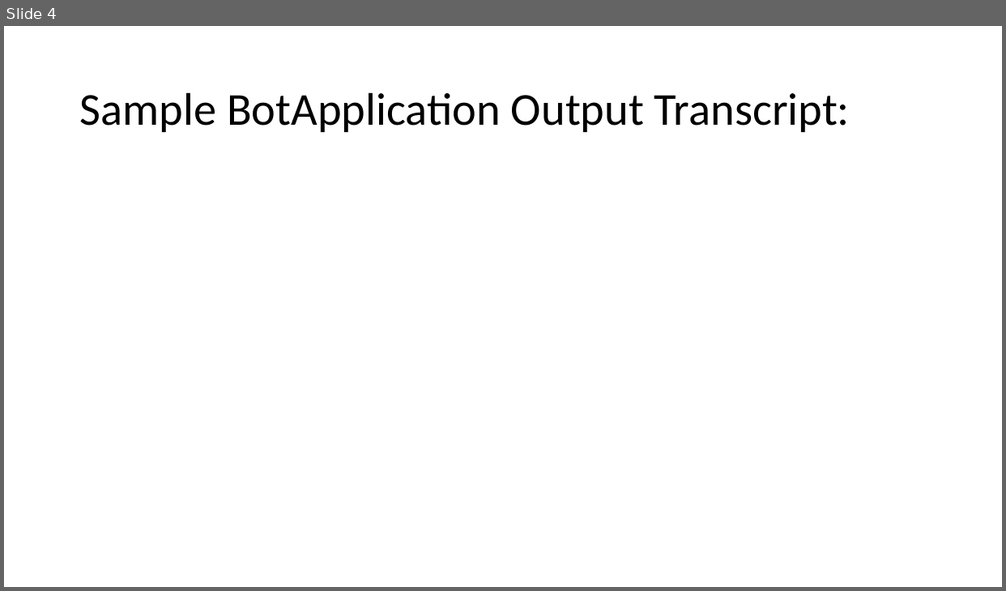
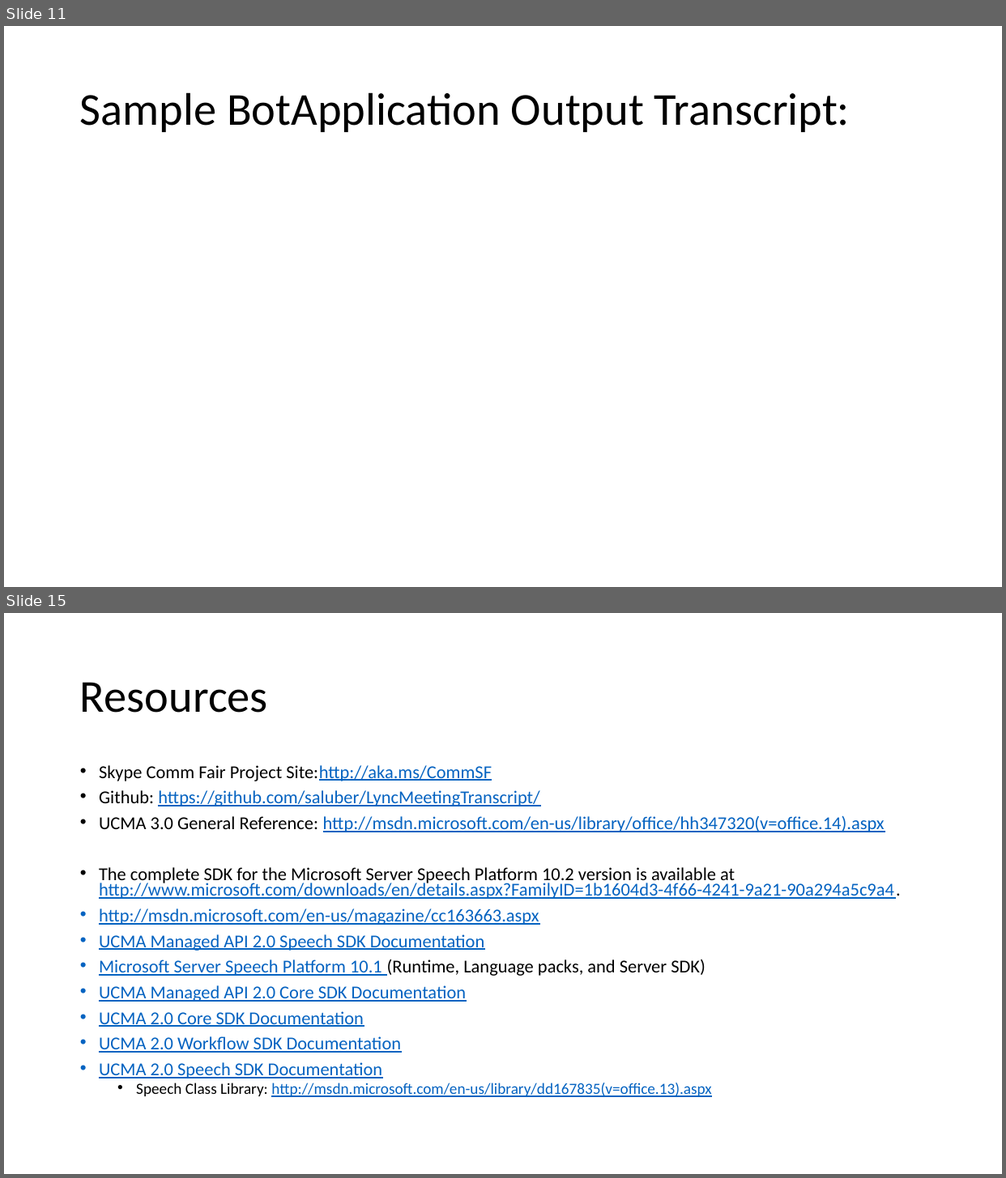
Before and after one commit to saluber/LyncMeetingTranscript, a slide deck: LyncMeetingTranscript.pptx. Shown one above the other, each under a label of ours: slide 4 before the commit, slides 11 and 15 after it; the slides between them are not shown. The pictures are 1006x591 and 1006x1178 pixels, drawn with LibreOffice and Linux fonts; fonts in the diff are those of the drawing. Boxes give left, top, right and bottom in pixels: in the first picture for what was removed or moved away, otherwise in the second. Text is boxed around its words. In the diff, an @@ line names an element or a change of style, - is before the commit and + after.

Commit message:
Updated documentation and READMEs

```diff
--- a/LyncMeetingTranscript.pptx
+++ b/LyncMeetingTranscript.pptx
@@ slide 15 added at box(4, 613, 1002, 1174), background #FFFFFF @@
@@ title added at box(80, 682, 268, 713), 44 pt, text #000000 @@
+Resources
@@ text added at box(99, 765, 901, 1097), 17.5 pt, text #0563C1, underline @@
+• Skype Comm Fair Project Site:http://aka.ms/CommSF
+• Github: https://github.com/saluber/LyncMeetingTranscript/
+• UCMA 3.0 General Reference: http://msdn.microsoft.com/en-us/library/office/hh347320(v=office.14).aspx
+• The complete SDK for the Microsoft Server Speech Platform 10.2 version is available at http://www.microsoft.com/downloads/en/details.aspx?FamilyID=1b1604d3-4f66-4241-9a21-90a294a5c9a4.
+• http://msdn.microsoft.com/en-us/magazine/cc163663.aspx
+• UCMA Managed API 2.0 Speech SDK Documentation
+• Microsoft Server Speech Platform 10.1 (Runtime, Language packs, and Server SDK)
+• UCMA Managed API 2.0 Core SDK Documentation
+• UCMA 2.0 Core SDK Documentation
+• UCMA 2.0 Workflow SDK Documentation
+• UCMA 2.0 Speech SDK Documentation
+  • Speech Class Library: http://msdn.microsoft.com/en-us/library/dd167835(v=office.13).aspx
@@ what was slide 4 is now slide 11 @@
```
Also in this commit, not shown: 1 slide changed, 12 other slides added, 1 slide removed, 13 other files.
